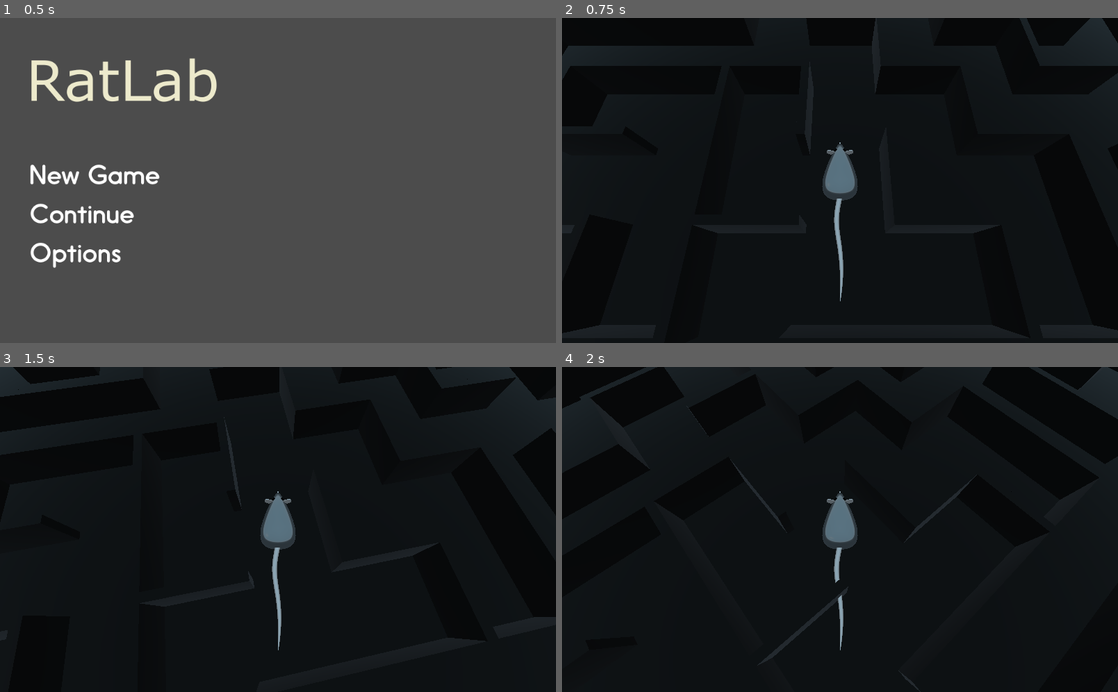
Above: before the commit, frames 1-4 (two rows, left to right).
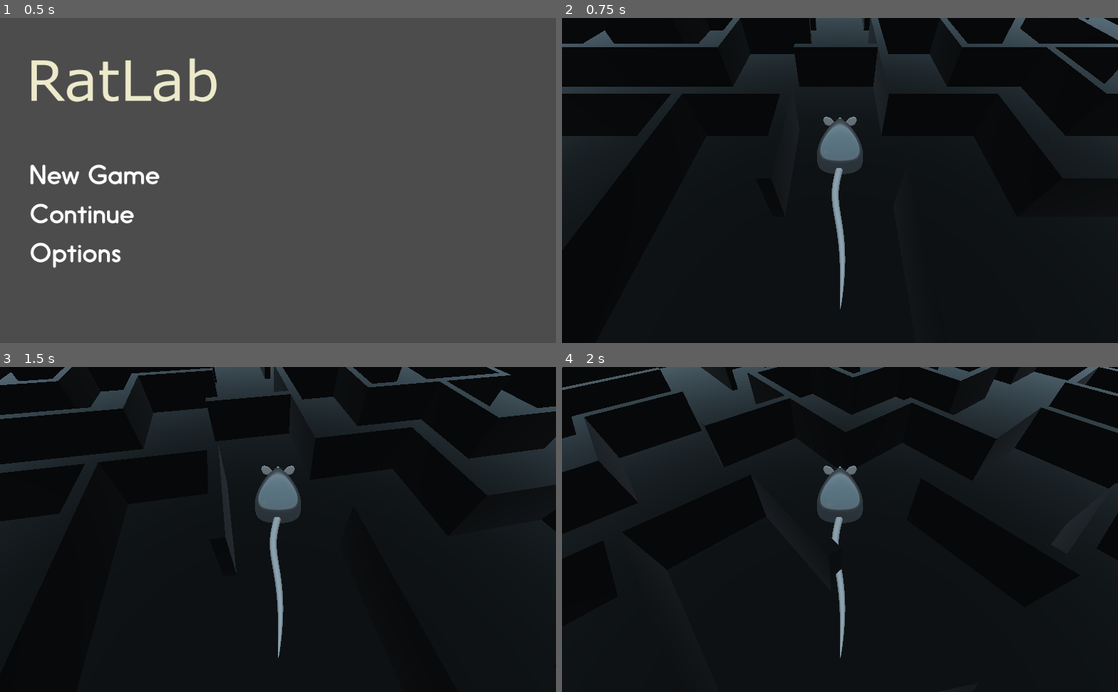
Above: after the commit, the same moments.

Repository: TheNeoGameFactory/GWJ20-GodotCommunityDE
Game: Godot game, scene res://Scenes/Menus/HauptMenu/HauptMenu.tscn
The game is run twice, just before and just after one commit, with the same random seed, the same clock (stepped at 60 frames per second) and the same inputs.
Inputs (mouse positions are in pixels of both pictures, inside the frame that each line leads up to):
- Up to frame 1 (0.5 s): no input
- Up to frame 2 (0.75 s): click (656, 174) at 0.5 s
- Up to frame 3 (1.5 s): tap Enter at 1.25 s; hold Right (ui_right) from 1.28 s (still down); tap B at 1.35 s
- Up to frame 4 (2 s): keep holding Right (ui_right)

Frame 1 is identical in both runs. In frame 2, 9.8% of the frame differs, in the area x 0-100%, y 0-99%; in frame 3, 11%; in frame 4, 12%, in the area x 0-100%, y 0-100%.

Commit message:
Canomi-Finde-Skript im Autoload (name: canomi_autoload.gd)

Diff:
--- /dev/null
+++ b/Lab Rat - GWJ 2020/Scenes/conami_autoload.gd
@@ -0,0 +1,27 @@
+extends Node
+
+
+var conami = ["up", "up", "down", "down", "left", "right", "left", "right", "A", "B"]
+var lastet_inputs =[]
+
+
+
+func _input(event):
+	if event.is_action_pressed("ui_up"):
+		lastet_inputs.append("up")
+	if event.is_action_pressed("ui_down"):
+		lastet_inputs.append("down")
+	if event.is_action_pressed("ui_left"):
+		lastet_inputs.append("left")
+	if event.is_action_pressed("ui_right"):
+		lastet_inputs.append("right")
+	if event is InputEventKey and event.pressed:
+		if event.scancode == KEY_A:
+			lastet_inputs.append("A")
+		if event.scancode == KEY_B:
+			lastet_inputs.append("B")
+
+	if len(lastet_inputs) > len(conami):
+		lastet_inputs.pop_front()
+	if lastet_inputs == conami:
+		print("yeah, yeah, yeah!!!")
--- a/Lab Rat - GWJ 2020/Scenes/grundgerüst.tscn
+++ b/Lab Rat - GWJ 2020/Scenes/grundgerüst.tscn
@@ -6,10 +6,16 @@
 [node name="Spatial" type="Spatial"]
 
 [node name="rat" parent="." instance=ExtResource( 2 )]
-transform = Transform( 1, 0, 0, 0, 1, 0, 0, 0, 1, -5.87587, 0, -2.24996 )
+transform = Transform( 1, 0, 0, 0, 1, 0, 0, 0, 1, -2, 0, -2 )
 
 [node name="Camera" type="Camera" parent="rat"]
-transform = Transform( -3.18852e-08, 0.92879, -0.370606, 1.32152e-07, 0.370606, 0.92879, 1, -1.93614e-08, -1.34558e-07, -4, 10, 0 )
+transform = Transform( -1.27667e-07, 0.783618, -0.621243, -1.01213e-07, 0.621243, 0.783618, 1, 1.62921e-07, 4.9738e-14, -6, 6, 0 )
 current = true
 
 [node name="labyrinth" parent="." instance=ExtResource( 1 )]
+
+[node name="DirectionalLight" type="DirectionalLight" parent="."]
+transform = Transform( 0.680951, -0.616035, 0.395988, 0, 0.540725, 0.8412, -0.732329, -0.572816, 0.368207, 6.90428, 11.1312, 6.85829 )
+visible = false
+light_color = Color( 1, 0, 1, 1 )
+light_energy = 4.17
--- a/Lab Rat - GWJ 2020/Scenes/rat.gd
+++ b/Lab Rat - GWJ 2020/Scenes/rat.gd
@@ -1,21 +1,17 @@
 extends KinematicBody
-
-
 
 var speed = 0.1
 
-
 func _physics_process(delta):
-	var move = Vector3(0,0,0)
+	var move = Vector3(0,-1,0)
 	if Input.is_action_pressed("ui_up"):
-		move += Vector3(1,0,0)
+		move.x += 1
 	elif Input.is_action_pressed("ui_down"):
-		move += Vector3(-1,0,0)
+		move.x += -1
 	if Input.is_action_pressed("ui_right"):
 		self.rotation.y -= 1 * delta
 	elif Input.is_action_pressed("ui_left"):
 		self.rotation.y += 1 * delta
-
 
 	move = move.rotated(Vector3(0,1,0).normalized(),rotation.y)
 	move = move_and_collide(move*speed)
--- a/Lab Rat - GWJ 2020/Sounds/Beschreibung.gd
+++ b/Lab Rat - GWJ 2020/Sounds/Beschreibung.gd
@@ -1,4 +1,4 @@
 extends Node
 # Das ist einfach nur eine Beschreibung
 #
-# Hier kommen die Audio fiels rein
+# Hier kommen die Audio files rein
--- a/Lab Rat - GWJ 2020/project.godot
+++ b/Lab Rat - GWJ 2020/project.godot
@@ -19,6 +19,23 @@
 run/main_scene="res://Scenes/Menus/HauptMenu/HauptMenu.tscn"
 config/icon="res://icon.png"
 
+[autoload]
+
+ConamiAutoload="*res://Scenes/conami_autoload.gd"
+
+[input]
+
+key_B={
+"deadzone": 0.5,
+"events": [ Object(InputEventKey,"resource_local_to_scene":false,"resource_name":"","device":0,"alt":false,"shift":false,"control":false,"meta":false,"command":false,"pressed":false,"scancode":66,"unicode":0,"echo":false,"script":null)
+ ]
+}
+key_A={
+"deadzone": 0.5,
+"events": [ Object(InputEventKey,"resource_local_to_scene":false,"resource_name":"","device":0,"alt":false,"shift":false,"control":false,"meta":false,"command":false,"pressed":false,"scancode":65,"unicode":0,"echo":false,"script":null)
+ ]
+}
+
 [rendering]
 
 quality/driver/driver_name="GLES2"
